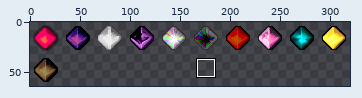
File history of a sprite sheet, resources/gfx/items/ancient_jewels.png. The picture above shows the old version from afar; the outline marks the close-up.
Close-up. Before the edit:
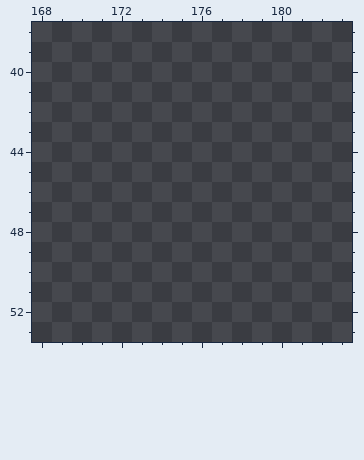
The file is 320x64 pixels. Pixels under 10% opacity are left out. Colours within 5 levels of each other are drawn and written as one. Shown: x 168..183, y 38..53. The commit also changed other parts of the picture, which this record leaves out.
New version:
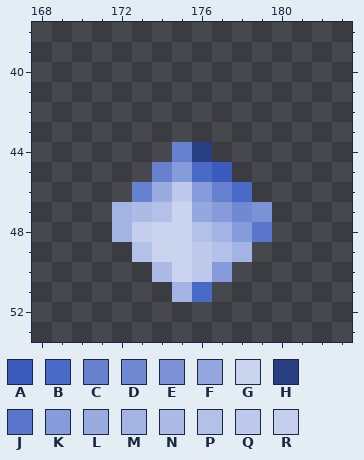
Palette (. is transparent): A #3a5bbd  B #4a6ac7  C #6681d0  D #7089d3  E #7b92d6  F #94a7de  G #cbd4ef  H #293f84  J #5a76cc  K #869bda  L #9aabe0  M #a3b3e3  N #acbae5  P #b3c0e7  Q #bec9eb  R #c5cfed
From old to new:
@@ x 168..183 @@
 43 ................
-44 ................
-45 ................
-46 ................
-47 ................
-48 ................
-49 ................
-50 ................
-51 ................
+44 .......CH.......
+45 ......CKBA......
+46 .....CLQKCB.....
+47 ....MNPGFKDE....
+48 ....MRGGPMKJ....
+49 .....PGGQPM.....
+50 ......NGQK......
+51 .......MB.......
 52 ................
Boxes around the changes in both close-ups, in picture pixels (x1, y1, x2, y2):
added: (112, 142, 272, 302)
